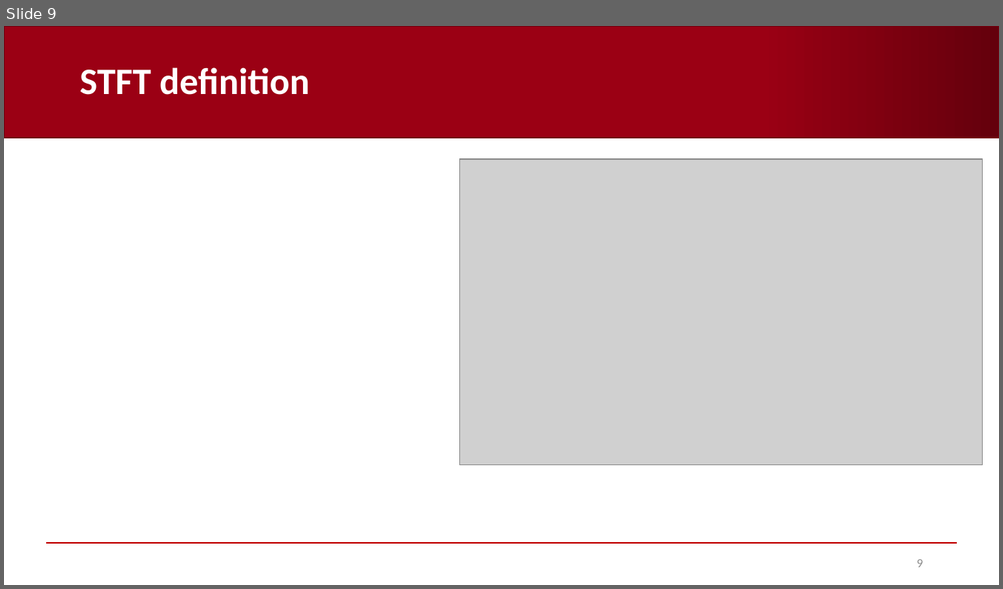
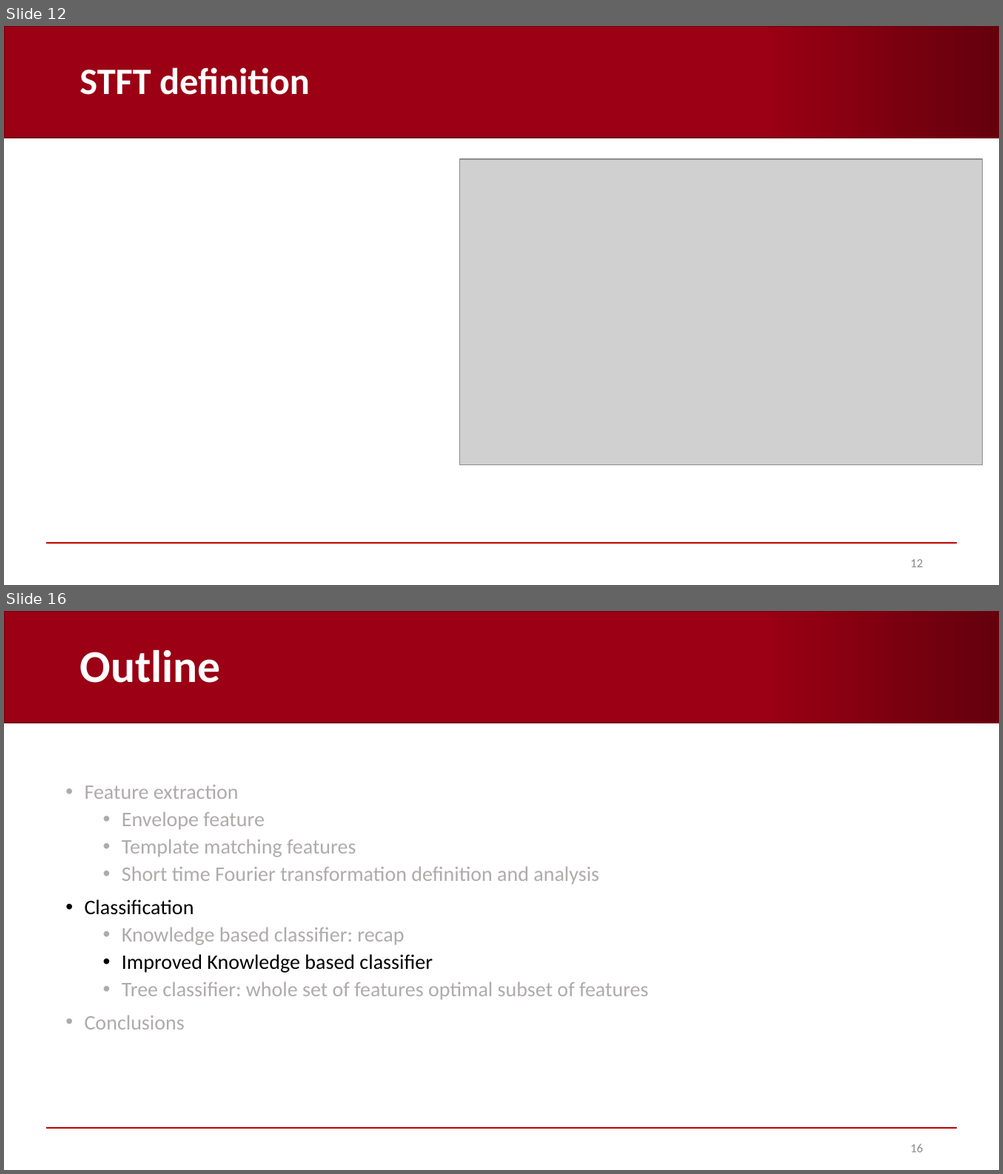
Before and after one commit to AndreaCorrado00/Tesi_magistrale_Corrado_Andrea, a slide deck: Documentation/9. Features and classification results V2.pptx. Shown one above the other, each under a label of ours: slide 9 before the commit, slides 12 and 16 after it; the slides between them are not shown. The pictures are 1003x589 and 1003x1174 pixels, drawn with LibreOffice and Linux fonts; fonts in the diff are those of the drawing; grey boxes stand for pictures; background and template pictures are left out. Boxes give left, top, right and bottom in pixels: in the first picture for what was removed or moved away, otherwise in the second. Text is boxed around its words. In the diff, an @@ line names an element or a change of style, - is before the commit and + after.

```diff
--- a/Documentation/9. Features and classification results V2.pptx
+++ b/Documentation/9. Features and classification results V2.pptx
@@ slide 16 added at box(4, 611, 999, 1170), background #FFFFFF; not listed: 2 template elements that a slide beside it also shows @@
@@ title added at box(79, 649, 220, 683), 44 pt, text #FFFFFF, bold @@
+Outline
@@ text added at box(85, 785, 648, 1030), 20 pt, text #AFABAB @@
+• Feature extraction
+  • Envelope feature
+  • Template matching features
+  • Short time Fourier transformation definition and analysis
+• Classification
+  • Knowledge based classifier: recap
+  • Improved Knowledge based classifier
+  • Tree classifier: whole set of features optimal subset of features
+• Conclusions
@@ page number added at box(910, 1145, 922, 1153), 12 pt, text #8C8C8C @@
+16
@@ what was slide 9 is now slide 12 @@
@@ page number at box(910, 560, 922, 568): text changed @@
-9
+12
```
Also in this commit, not shown: 3 slides changed, 18 other slides added, 1 other file.
